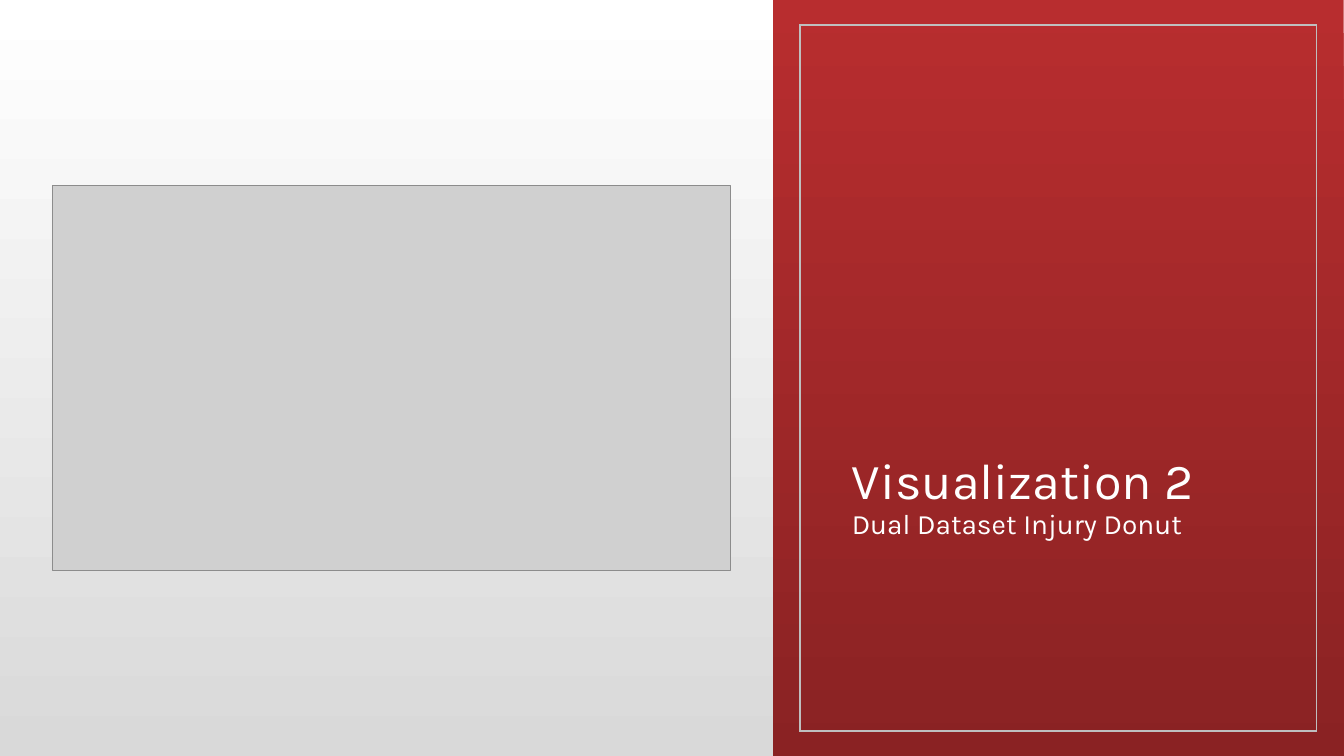
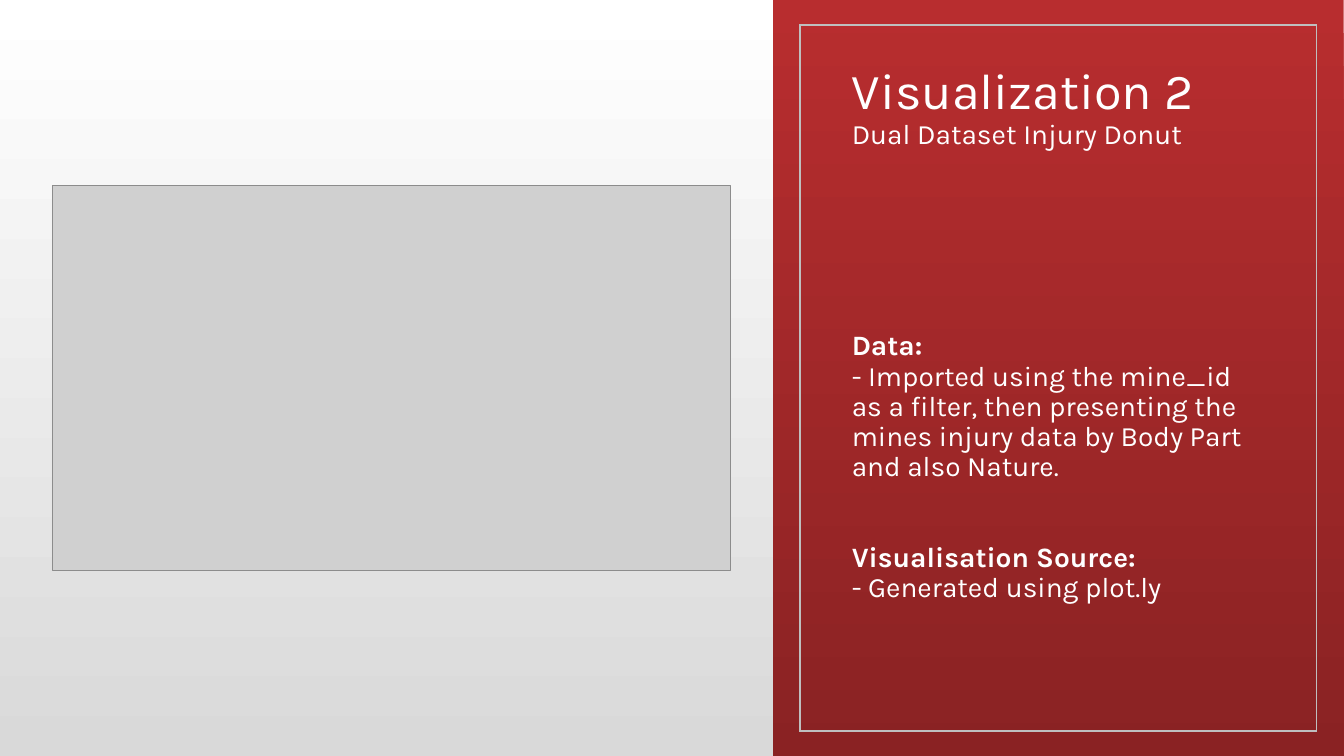
Before and after one commit to granttowers/Project_2, a slide deck: slide 7 of Project 2.pptx. Drawn at 1344x756 pixels with LibreOffice and Linux fonts; fonts in the diff are those of the drawing; grey boxes stand for pictures. Boxes give left, top, right and bottom in pixels: in the first picture for what was removed or moved away, otherwise in the second. Text is boxed around its words. In the diff, an @@ line names an element or a change of style, - is before the commit and + after.

```diff
--- a/Project 2.pptx
+++ b/Project 2.pptx
@@ title "Visualization 2 Dual Dataset Injury ..." at [852, 74, 1242, 604]: vertical alignment bottom to top @@
@@ title at [852, 74, 1242, 604]: text changed @@
-Visualization 2
-Dual Dataset Injury Donut
+Visualization 2
+Dual Dataset Injury Donut
+Data:
+- Imported using the mine_id as a filter, then presenting the mines injury data by Body Part and also Nature.
+Visualisation Source:
+- Generated using plot.ly
```
Also in this commit, not shown: 2 other slides changed, 5 other files.
